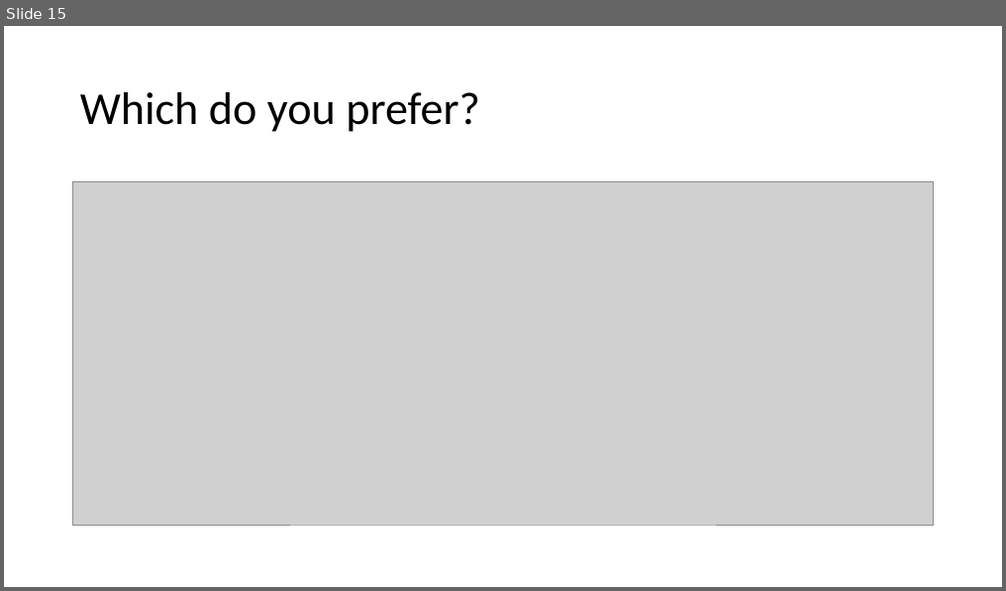
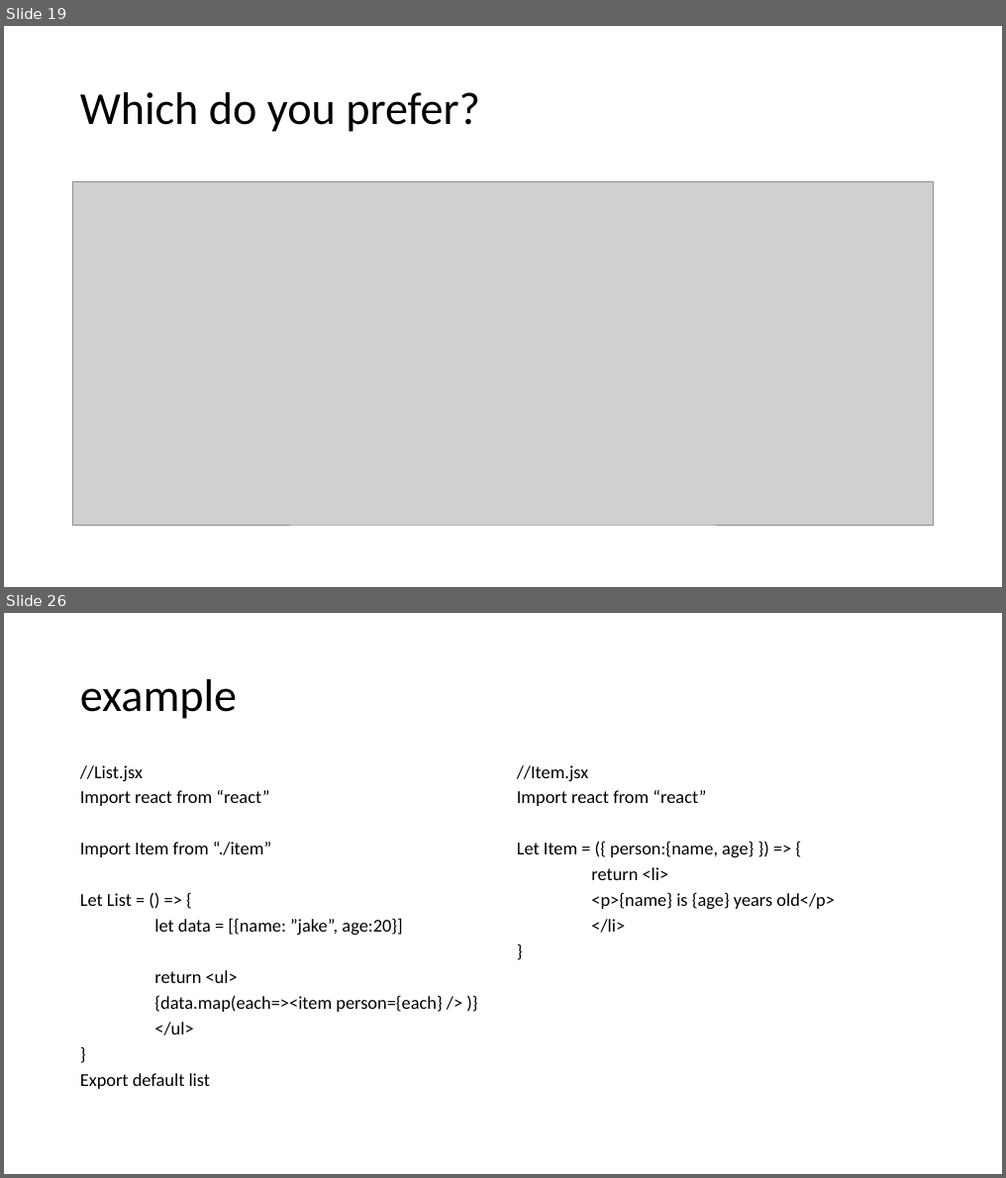
Before and after one commit to JakeTrevor/react-demo, a slide deck: react.pptx. Shown one above the other, each under a label of ours: slide 15 before the commit, slides 19 and 26 after it; the slides between them are not shown. The pictures are 1006x591 and 1006x1178 pixels, drawn with LibreOffice and Linux fonts; fonts in the diff are those of the drawing; grey boxes stand for pictures. Boxes give left, top, right and bottom in pixels: in the first picture for what was removed or moved away, otherwise in the second. Text is boxed around its words. In the diff, an @@ line names an element or a change of style, - is before the commit and + after.

```diff
--- a/react.pptx
+++ b/react.pptx
@@ slide 26 added at (4,613,1002,1174), background #FFFFFF @@
@@ title added at (80,679,237,719), 44 pt, text #000000 @@
+example
@@ text added at (80,765,442,1089), 17.5 pt, text #000000 @@
+//List.jsx
+Import react from “react”
+Import Item from “./item”
+Let List = () => {
+let data = [{name: ”jake”, age:20}]
+return <ul>
+{data.map(each=><item person={each} /> )}
+</ul>
+}
+Export default list
@@ text added at (517,765,835,933), 17.5 pt, text #000000 @@
+//Item.jsx
+Import react from “react”
+Let Item = ({ person:{name, age} }) => {
+return <li>
+<p>{name} is {age} years old</p>
+</li>
+}
@@ what was slide 15 is now slide 19 @@
```
Also in this commit, not shown: 4 slides changed, 13 other slides added.
